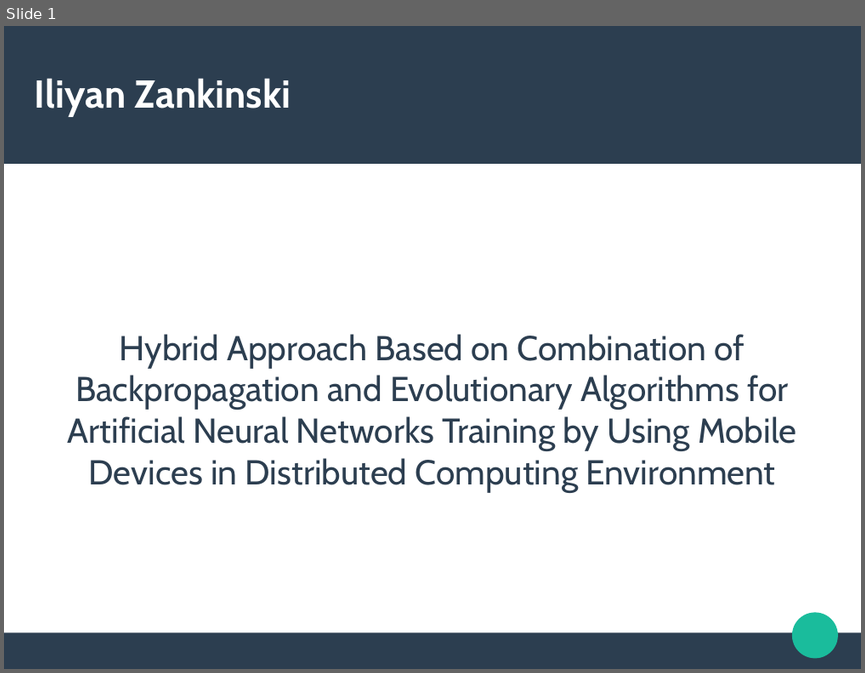
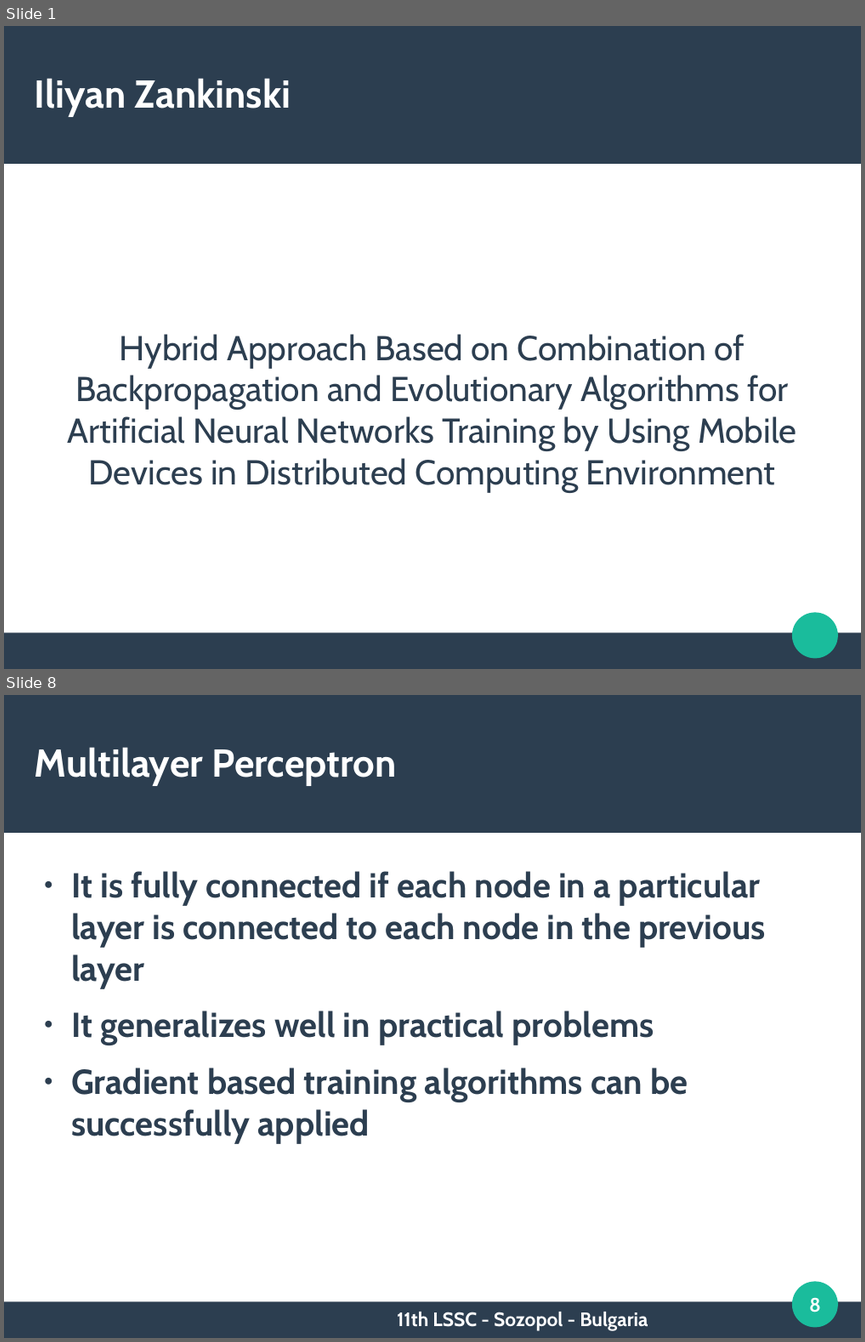
Before and after one commit to TodorBalabanov/Large-Scale-Scientific-Computations-2017, a slide deck: HybridApproachBasedOnCombinationOfBackpropagationAndEvolutionaryAlgorithmsForArtificialNeuralNetworksTrainingByUsingMobileDevicesInDistributedComputingEnvironment.odp. Shown one above the other, each under a label of ours: slide 1 before the commit, slides 1 and 8 after it; the slides between them are not shown. The pictures are 865x673 and 865x1342 pixels, drawn with LibreOffice and Linux fonts; fonts in the diff are those of the drawing; background and template pictures are left out. Boxes give left, top, right and bottom in pixels: in the first picture for what was removed or moved away, otherwise in the second. Text is boxed around its words. In the diff, an @@ line names an element or a change of style, - is before the commit and + after.

```diff
--- a/HybridApproachBasedOnCombinationOfBackpropagationAndEvolutionaryAlgorithmsForArtificialNeuralNetworksTrainingByUsingMobileDevicesInDistributedComputingEnvironment.odp
+++ b/HybridApproachBasedOnCombinationOfBackpropagationAndEvolutionaryAlgorithmsForArtificialNeuralNetworksTrainingByUsingMobileDevicesInDistributedComputingEnvironment.odp
@@ slide 8 added at bbox=[4, 695, 861, 1338], background #FFFFFF; not listed: 3 template elements that a slide beside it also shows @@
@@ title added at bbox=[35, 747, 397, 786], 36 pt, text #FFFFFF, bold @@
+Multilayer Perceptron
@@ text added at bbox=[71, 871, 766, 1143], 32 pt, text #2C3E50, bold @@
+● It is fully connected if each node in a particular layer is connected to each node in the previous layer
+● It generalizes well in practical problems
+● Gradient based training algorithms can be successfully applied
@@ page number added at bbox=[809, 1297, 821, 1312], 18 pt, text #FFFFFF, bold @@
+8
@@ text added at bbox=[397, 1311, 647, 1331], 18 pt, text #FFFFFF, bold @@
+11th LSSC - Sozopol - Bulgaria
```
Also in this commit, not shown: 1 slide changed, 9 other slides added.
